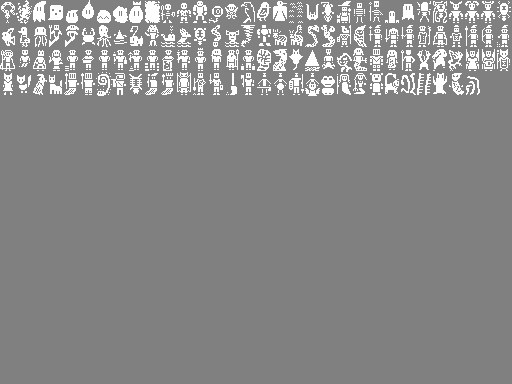
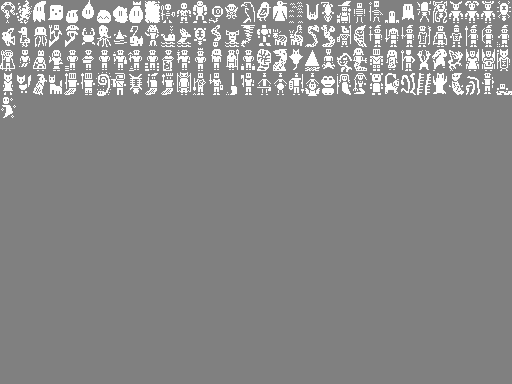
Comparing the layer stacks of the two w=512, h=384 images. Changes:
painted on "Background" over [1, 73, 512, 118]
